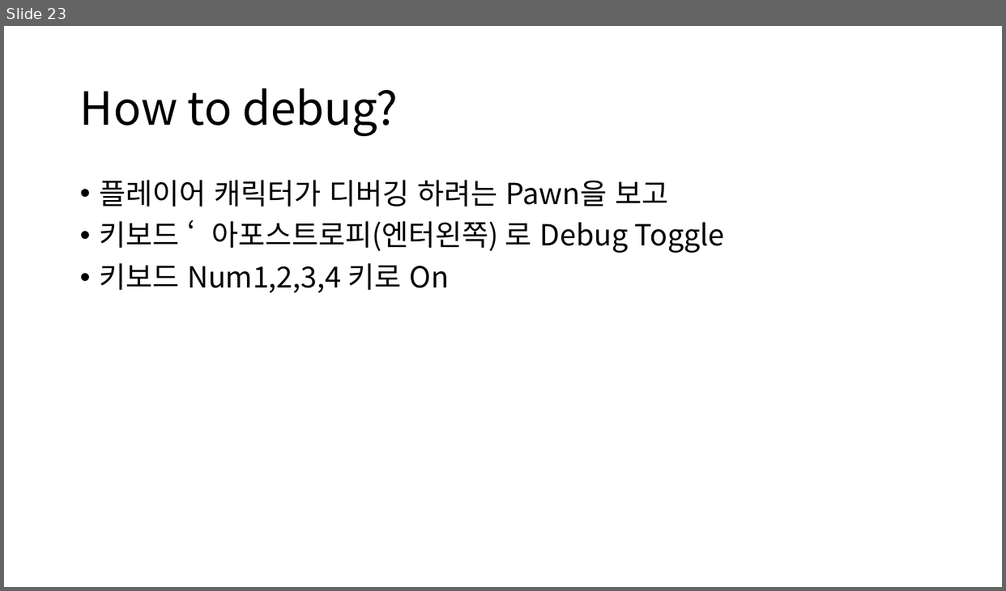
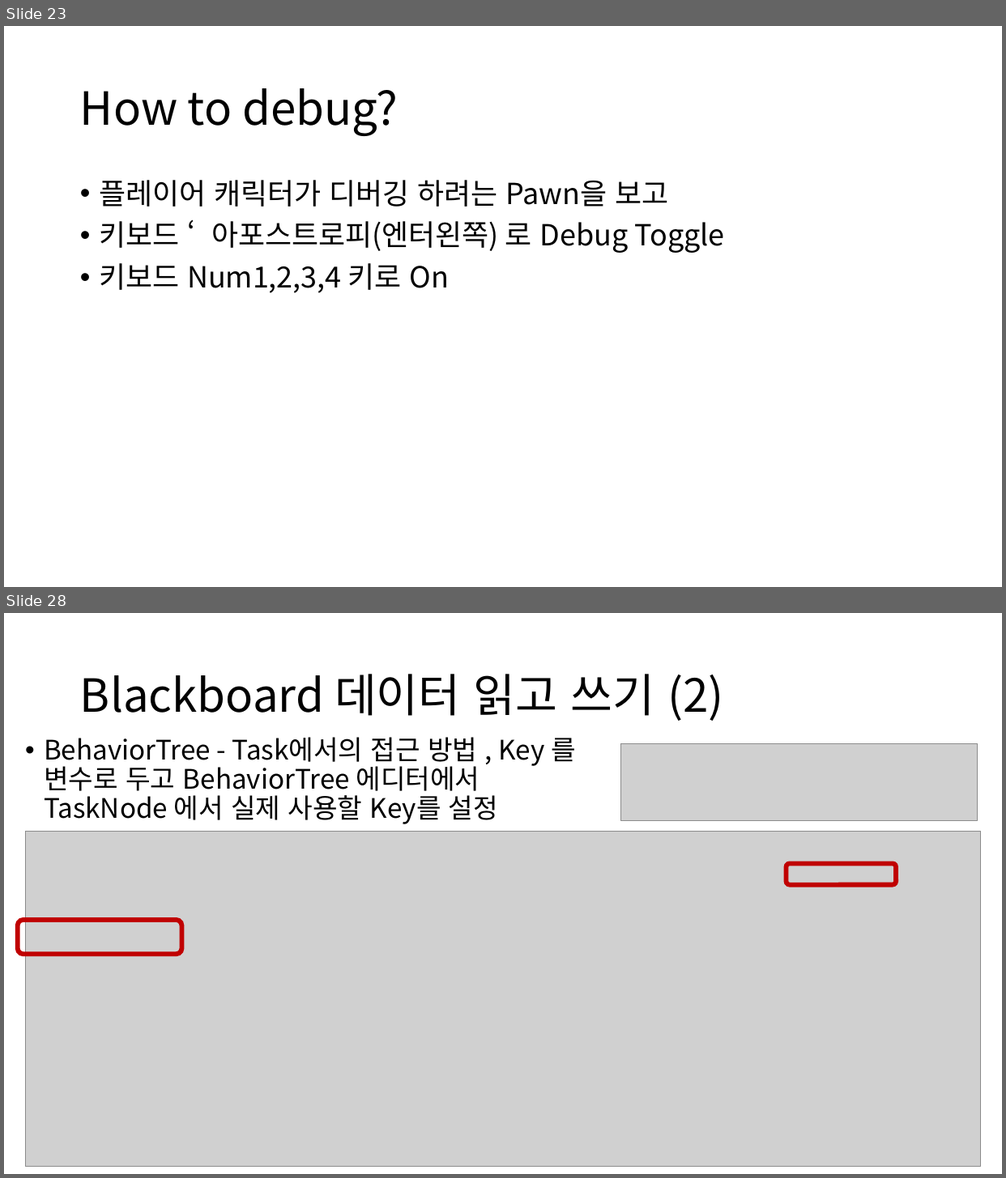
Before and after one commit to ldw9981/UE4_Blueprint, a slide deck: Day04/AI.pptx. Shown one above the other, each under a label of ours: slide 23 before the commit, slides 23 and 28 after it; the slides between them are not shown. The pictures are 1006x591 and 1006x1178 pixels, drawn with LibreOffice and Linux fonts; fonts in the diff are those of the drawing; grey boxes stand for pictures. Boxes give left, top, right and bottom in pixels: in the first picture for what was removed or moved away, otherwise in the second. Text is boxed around its words. In the diff, an @@ line names an element or a change of style, - is before the commit and + after.

```diff
--- a/Day04/AI.pptx
+++ b/Day04/AI.pptx
@@ slide 28 added at [4,613,1002,1174], background #FFFFFF @@
@@ title added at [80,674,724,721], 44 pt, text #000000 @@
+Blackboard 데이터 읽고 쓰기 (2)
@@ text added at [44,737,576,824], 25.9 pt, text #000000 @@
+• BehaviorTree - Task에서의 접근 방법 , Key 를 변수로 두고 BehaviorTree 에디터에서 TaskNode 에서 실제 사용할 Key를 설정
@@ picture added at [621,743,978,820] @@
@@ picture added at [26,831,980,1166] @@
@@ rounded rectangle added at [786,864,897,884], outline #C00000 4.5 pt @@
@@ rounded rectangle added at [18,920,181,954], outline #C00000 4.5 pt @@
```
Also in this commit, not shown: 8 other slides added, 2 slides removed, 16 other files.
